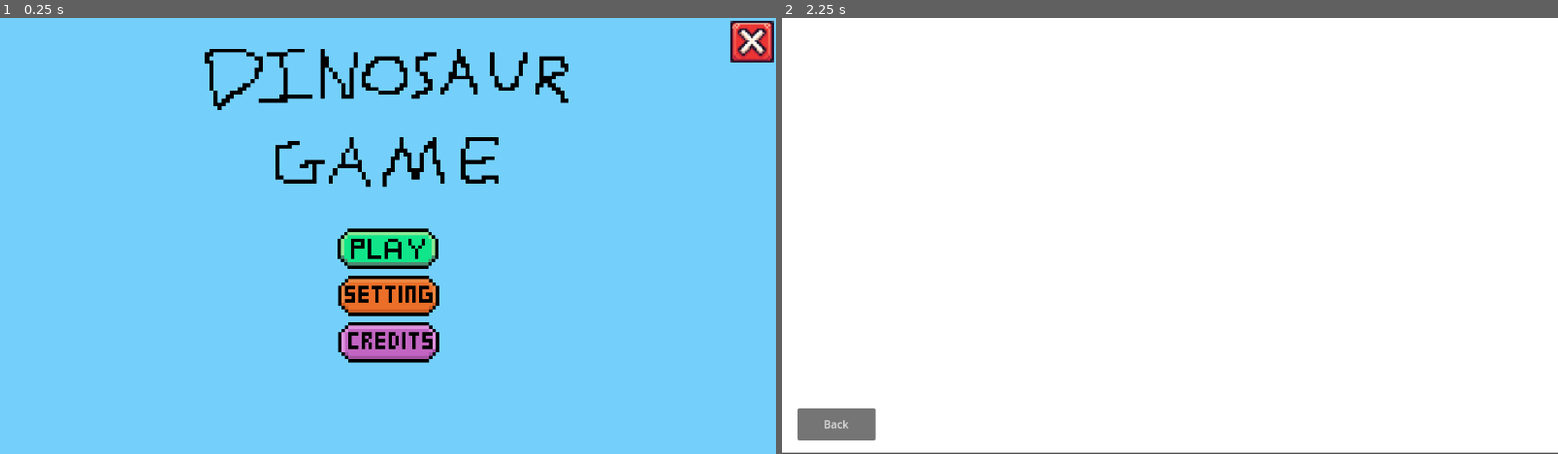
Above: before the commit, frames 1-2 (left to right).
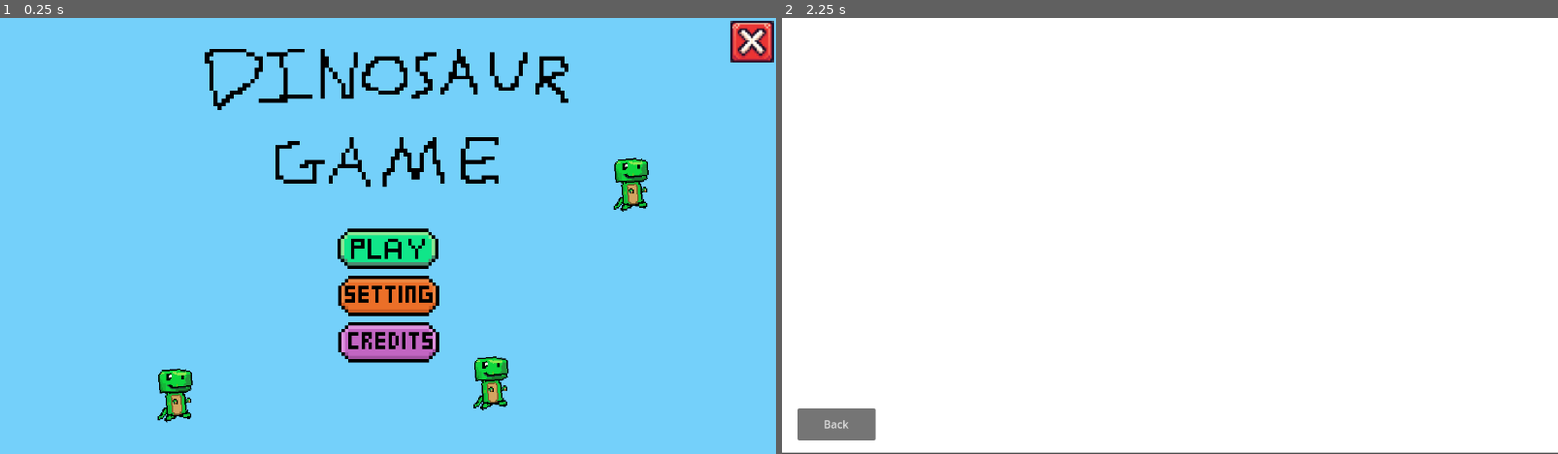
Above: after the commit, the same moments.

Repository: Sam-r-ai/DinosaurGame
Game: Godot game, scene res://Scenes/Screens/main_menu.tscn
The game is run twice, just before and just after one commit, with the same random seed, the same clock (stepped at 60 frames per second) and the same inputs.
Inputs (mouse positions are in pixels of both pictures, inside the frame that each line leads up to):
- Up to frame 1 (0.25 s): no input
- Up to frame 2 (2.25 s): click (1170, 249) at 0.5 s; click "Back" at 1.25 s; click (1170, 249) at 2 s

The runs differ from the first frame. In frame 1, 1.3% of the frame differs, in the area x 20-84%, y 32-93%; in frame 2, nothing differs.

Commit message:
added dinosaur character

Diff:
--- /dev/null
+++ b/Dinosaur Game/Scenes/Screens/OGdino.tscn
@@ -0,0 +1,3 @@
+[gd_scene format=3 uid="uid://cc0g7ub6i8igv"]
+
+[node name="OGdino" type="CharacterBody2D"]
--- /dev/null
+++ b/Dinosaur Game/Scenes/Screens/dinosaurs/OGDinosaur.tscn
@@ -0,0 +1,18 @@
+[gd_scene load_steps=3 format=3 uid="uid://ddo242msclq21"]
+
+[ext_resource type="Texture2D" uid="uid://c7vp18vcbtibq" path="res://Graphics Assets/OGDino.png" id="1_vccty"]
+
+[sub_resource type="CapsuleShape2D" id="CapsuleShape2D_0lvuk"]
+radius = 10.1312
+height = 36.016
+
+[node name="OGDinosaur" type="CharacterBody2D"]
+rotation = 0.174469
+
+[node name="CollisionShape2D" type="CollisionShape2D" parent="."]
+position = Vector2(0.984597, -0.17484)
+rotation = -0.175368
+shape = SubResource("CapsuleShape2D_0lvuk")
+
+[node name="Sprite2D" type="Sprite2D" parent="."]
+texture = ExtResource("1_vccty")
--- a/Dinosaur Game/Scenes/Screens/main_menu.tscn
+++ b/Dinosaur Game/Scenes/Screens/main_menu.tscn
@@ -8,6 +8,10 @@
 [ext_resource type="Texture2D" uid="uid://bj2p3wyprak6r" path="res://Graphics Assets/credits.png" id="6_vpw38"]
 [ext_resource type="Texture2D" uid="uid://cblqjpa7csjla" path="res://Graphics Assets/useexitphoto.png" id="7_gbhrq"]
 [ext_resource type="Script" path="res://Scripts/main menu quit button.gd" id="8_y2aaw"]
+[ext_resource type="PackedScene" uid="uid://ddo242msclq21" path="res://Scenes/Screens/dinosaurs/OGDinosaur.tscn" id="9_621ig"]
+
+[sub_resource type="RectangleShape2D" id="RectangleShape2D_j5q5v"]
+size = Vector2(94.6434, 92.3331)
 
 [node name="MainMenu" type="Control"]
 layout_mode = 3
@@ -84,5 +88,28 @@
 script = ExtResource("8_y2aaw")
 metadata/_edit_lock_ = true
 
+[node name="StaticBody2D" type="StaticBody2D" parent="."]
+
+[node name="main menu floor" type="CollisionShape2D" parent="StaticBody2D"]
+position = Vector2(576.597, 623.088)
+scale = Vector2(12.1805, 0.52177)
+shape = SubResource("RectangleShape2D_j5q5v")
+metadata/_edit_lock_ = true
+
+[node name="CharacterBody2D" parent="." instance=ExtResource("9_621ig")]
+position = Vector2(259, 558)
+rotation = -0.0850567
+scale = Vector2(2, 2)
+
+[node name="CharacterBody2D2" parent="." instance=ExtResource("9_621ig")]
+position = Vector2(728, 540)
+rotation = -0.0850567
+scale = Vector2(2, 2)
+
+[node name="CharacterBody2D3" parent="." instance=ExtResource("9_621ig")]
+position = Vector2(936, 245)
+rotation = -0.0850567
+scale = Vector2(2, 2)
+
 [connection signal="pressed" from="play button" to="." method="_on_play_button_pressed"]
 [connection signal="pressed" from="quit button" to="." method="_on_quit_button_pressed"]
Binary file added: Dinosaur Game/Graphics Assets/OGDino.png
Not shown: 1 places in Dinosaur Game/Scenes/Screens/level_selector.tscn that only renumber resources
Not shown: 1 places in Dinosaur Game/Scenes/Screens/main_menu.tscn that only renumber resources
